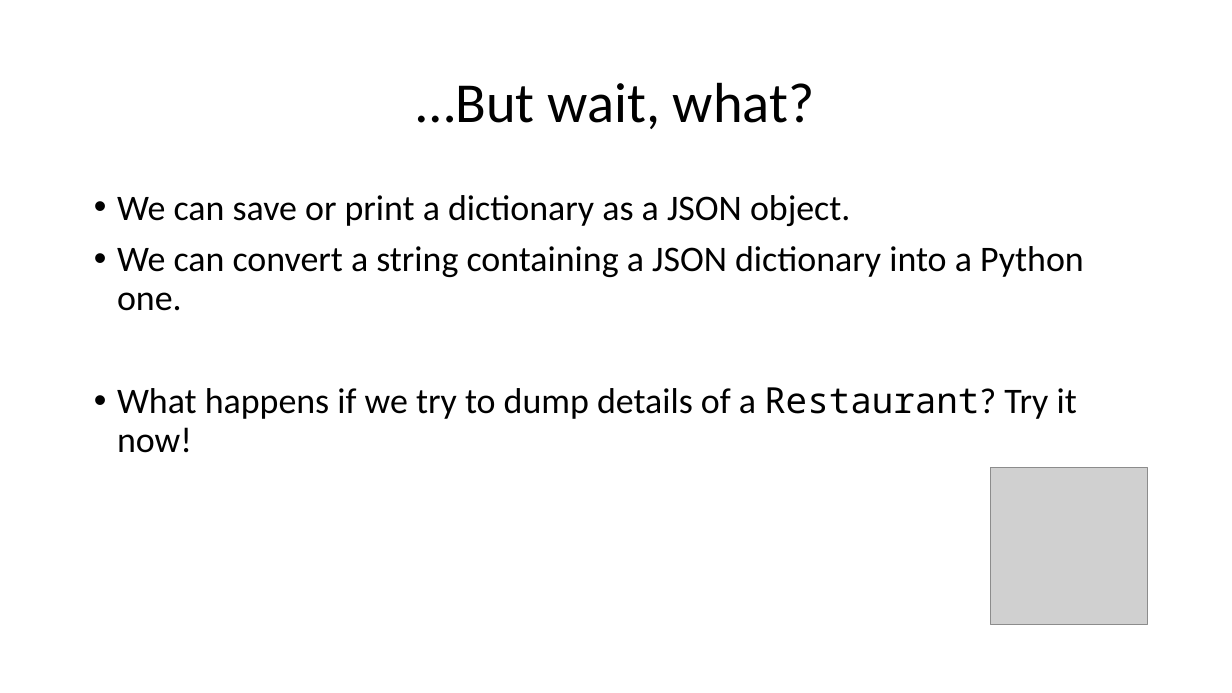
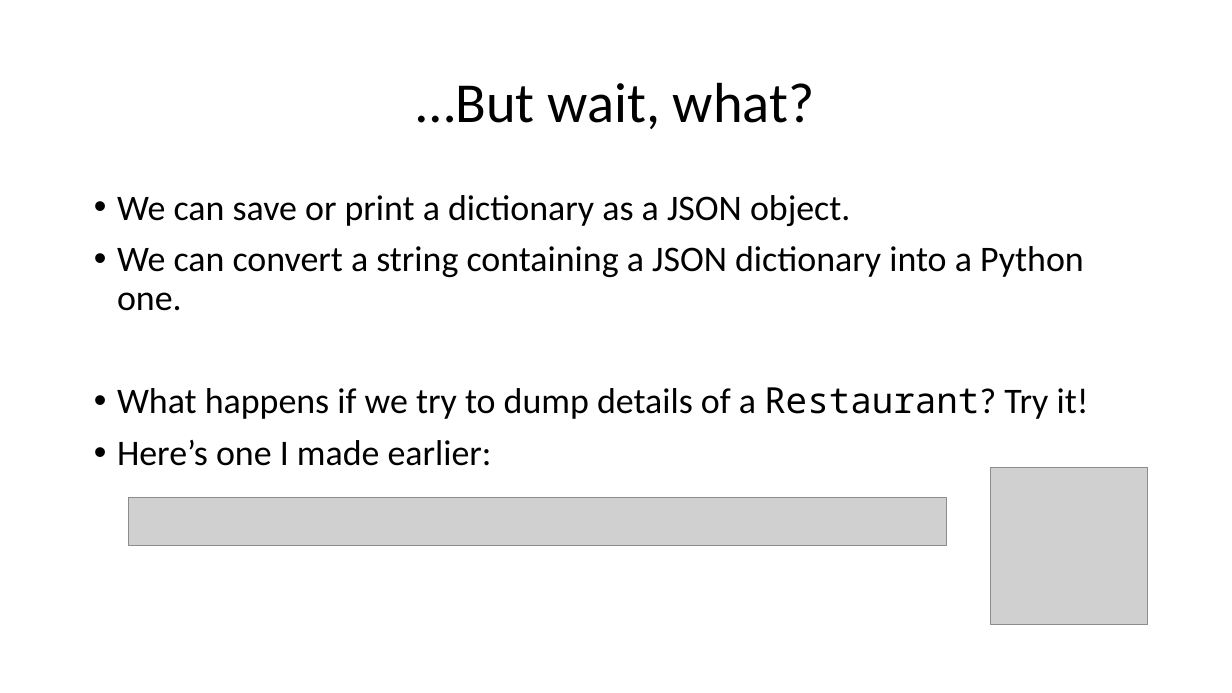
Before and after one commit to wilkotom/python_examples, a slide deck: slide 8 of Python Level 2/Lesson 4/Session 4.pptx. Drawn at 1232x693 pixels with LibreOffice and Linux fonts; fonts in the diff are those of the drawing; grey boxes stand for pictures. Boxes give left, top, right and bottom in pixels: in the first picture for what was removed or moved away, otherwise in the second. Text is boxed around its words. In the diff, an @@ line names an element or a change of style, - is before the commit and + after.

Commit message:
Here's one we made earlier (Happy 60th, Blue Peter!)

```diff
--- a/Python Level 2/Lesson 4/Session 4.pptx
+++ b/Python Level 2/Lesson 4/Session 4.pptx
@@ text at bbox=[117, 387, 1089, 466]: text changed @@
-• What happens if we try to dump details of a Restaurant? Try it now!
+• What happens if we try to dump details of a Restaurant? Try it!
+• Here’s one I made earlier:
@@ picture added at bbox=[129, 497, 947, 545] @@
```
